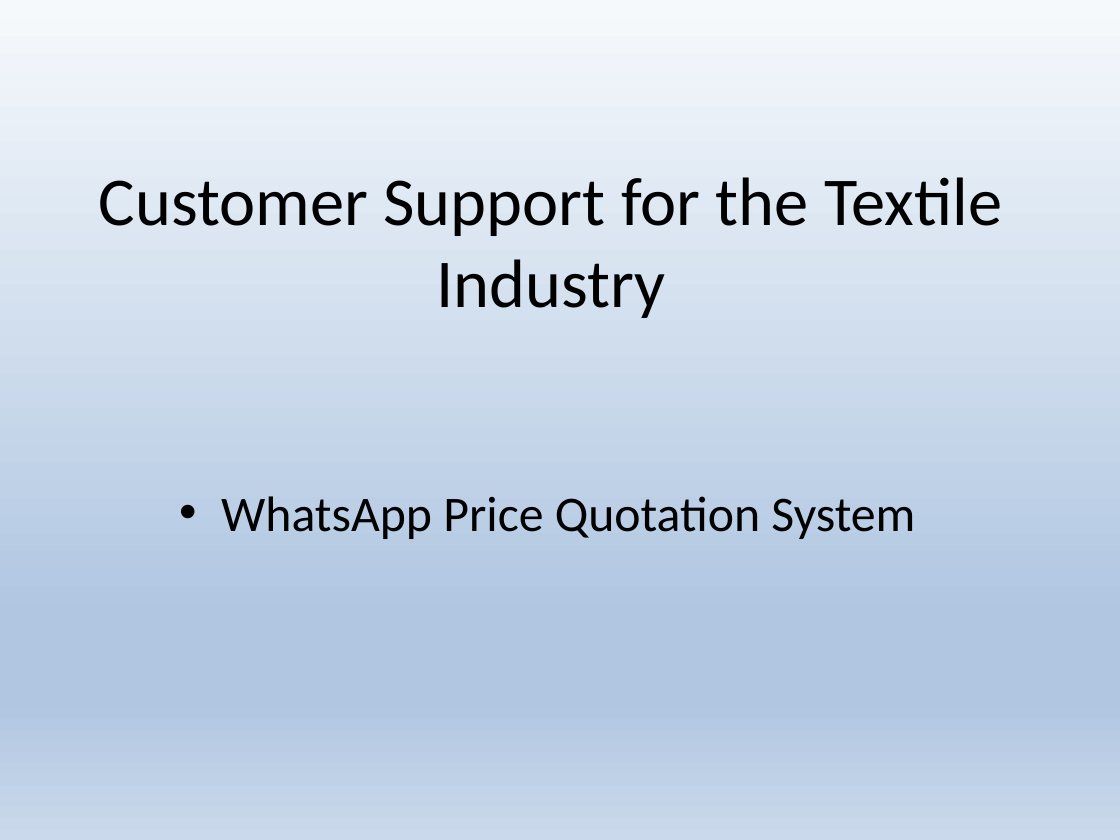
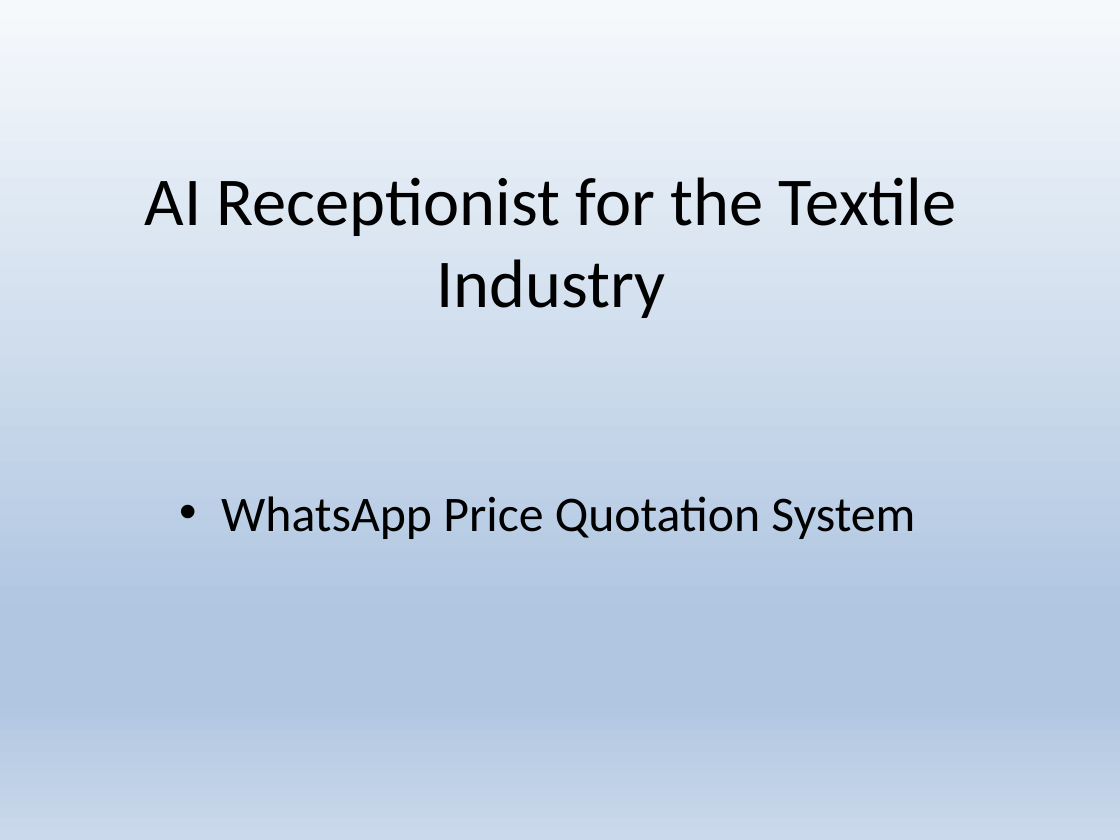
Before and after one commit to in-vishal-chauhan/AI-ML, a slide deck: slide 2 of Diagrams/AI_Customer_Support_Presentation.pptx. Drawn at 1120x840 pixels with LibreOffice and Linux fonts; fonts in the diff are those of the drawing. Boxes give left, top, right and bottom in pixels: in the first picture for what was removed or moved away, otherwise in the second. Text is boxed around its words. In the diff, an @@ line names an element or a change of style, - is before the commit and + after.

```diff
--- a/Diagrams/AI_Customer_Support_Presentation.pptx
+++ b/Diagrams/AI_Customer_Support_Presentation.pptx
@@ text at bbox=[145, 177, 957, 318]: text changed @@
-Customer Support for the Textile Industry
+AI Receptionist for the Textile Industry
```
Also in this commit, not shown: 6 other files.
